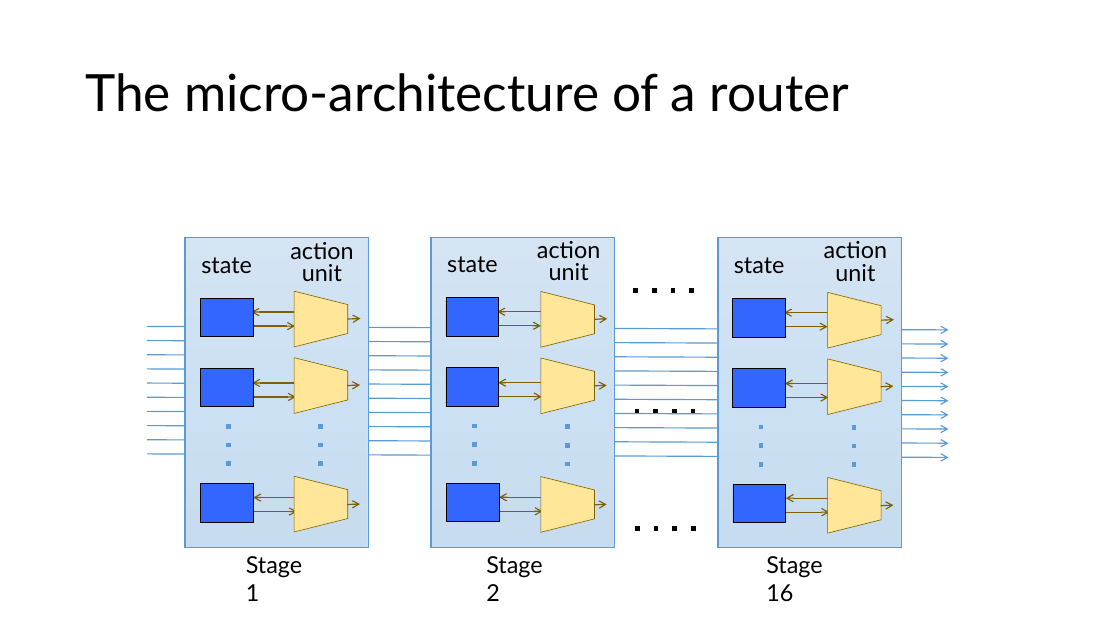
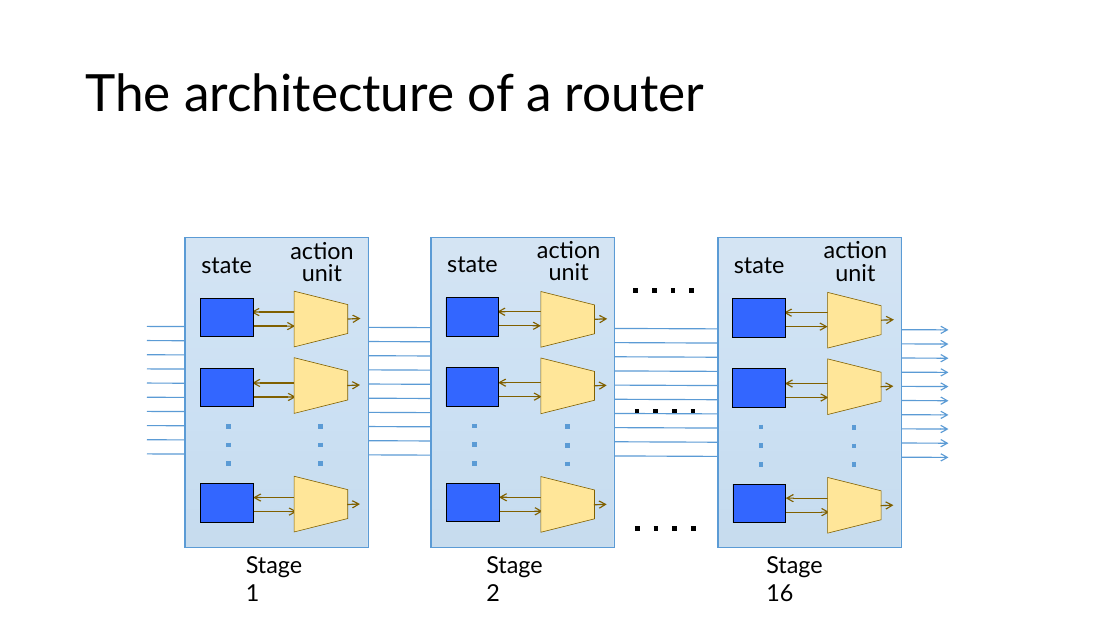
Before and after one commit to anirudhSK/pifo-domino-marple-ppts, a slide deck: slide 30 of combined_domino_pifo.pptx (slide 29 before the commit). Drawn at 1120x630 pixels with LibreOffice and Linux fonts; fonts in the diff are those of the drawing. Boxes give left, top, right and bottom in pixels: in the first picture for what was removed or moved away, otherwise in the second. Text is boxed around its words. In the diff, an @@ line names an element or a change of style, - is before the commit and + after.

```diff
--- a/combined_domino_pifo.pptx
+++ b/combined_domino_pifo.pptx
@@ title at [85, 73, 704, 112]: text changed @@
-The micro-architecture of a router
+The architecture of a router
```
Also in this commit, not shown: 12 other slides changed, 1 slide added.
